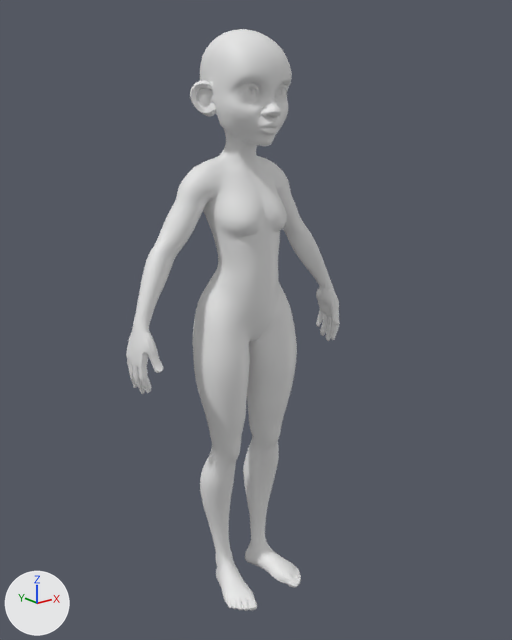
The Blender file base_mesh.blend, before and after one commit.
Both versions are drawn from a 50 mm camera at (-1.177, -1.547, 1.449) aimed at (-0.025, -0.107, 0.873). Lighting does not change. The marker at lower left points along +X, +Y and +Z. Both versions are drawn at the pose saved in each file; the numbers are the values there.

Objects in the first picture: 'GEO-body_female_stylized.001'.
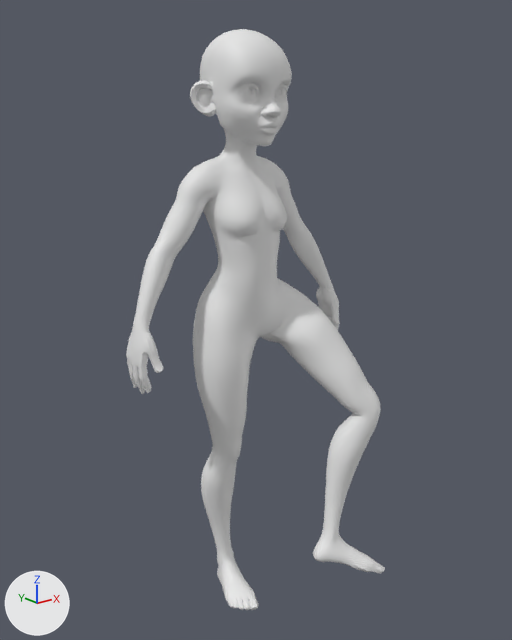
Boxes (x1, y1, x2, y2) around the edits, measured in the pictures (512 x 640 px; the box of a moved part takes in the faces that stretch with it):
'GEO-body_female_stylized.001', reshaped (21% wider)
    before: (126, 29, 340, 611)
    after: (126, 29, 385, 610)
part 1 of me_geo_body_female_stylized_001, moved or reshaped
    before: (216, 263, 301, 588)
    after: (217, 263, 385, 578)

Patch to the scene script:
```diff
--- a/base_mesh.blend.py
+++ b/base_mesh.blend.py
@@ me_geo_body_female_stylized_001 @@
 # used by ob_geo_body_female_stylized_001; location = (0.0, 0.0, 0.0)
-me_geo_body_female_stylized_001.from_pydata(...)  # 12502 vertices, 12500 faces; spans x -0.36..0.36, y -0.18..0.09, z 0.0..1.61
+me_geo_body_female_stylized_001.from_pydata(...)  # 12502 vertices, 12500 faces; spans x -0.36..0.36, y -0.4..0.09, z 0.0..1.61
+# me_geo_body_female_stylized_001 part 1: 2466 of 12502 vertices moved; they spanned x -0.09..0.16, y -0.18..0.08, z 0.0..1.04 and now span x -0.08..0.28, y -0.4..0.07, z 0.0..1.04; mean shift (0.08, -0.19, 0.1); largest move (0.04, -0.02, 0.44) -> (0.21, -0.3, 0.58)
```
